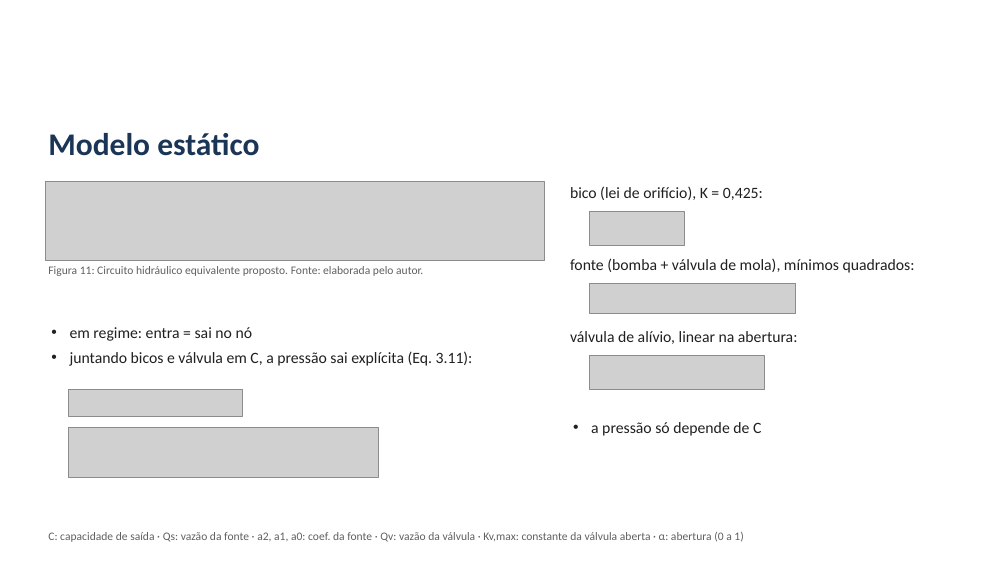
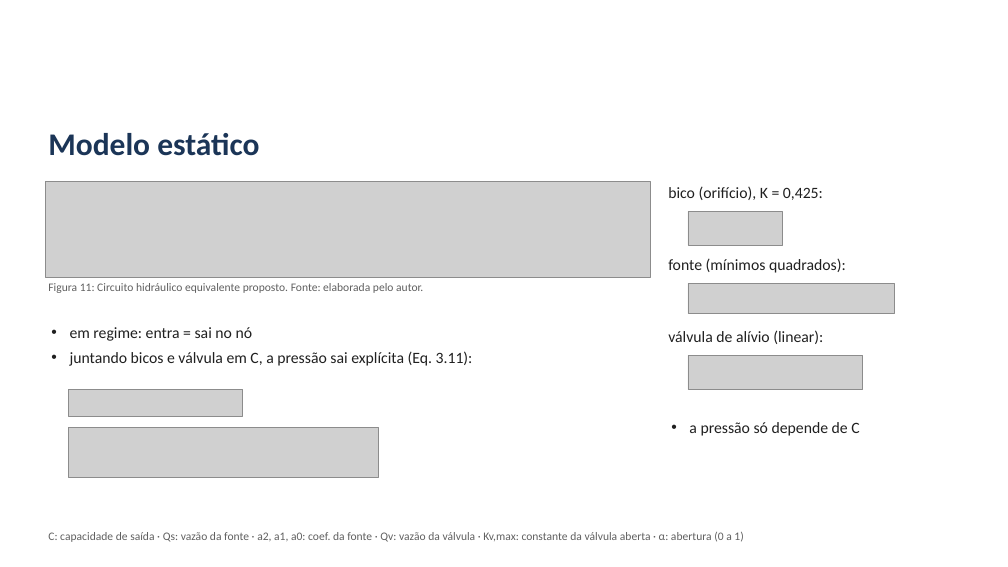
Before and after one commit to alexteroltismart/tcc, a slide deck: slide 8 of docs/Apresentacao_Banca_TCC_v25.pptx. Drawn at 1008x567 pixels with LibreOffice and Linux fonts; fonts in the diff are those of the drawing; grey boxes stand for pictures; background and template pictures are left out. Boxes give left, top, right and bottom in pixels: in the first picture for what was removed or moved away, otherwise in the second. Text is boxed around its words. In the diff, an @@ line names an element or a change of style, - is before the commit and + after.

```diff
--- a/docs/Apresentacao_Banca_TCC_v25.pptx
+++ b/docs/Apresentacao_Banca_TCC_v25.pptx
@@ picture resized from (x1=45, y1=181, x2=544, y2=260) to (x1=45, y1=181, x2=650, y2=278) @@
@@ text at (x1=668, y1=186, x2=823, y2=200): text changed @@
-bico (lei de orifício), K = 0,425:
+bico (orifício), K = 0,425:
@@ text at (x1=668, y1=258, x2=846, y2=273): text changed @@
-fonte (bomba + válvula de mola), mínimos quadrados:
+fonte (mínimos quadrados):
@@ text "Figura 11: Circuito hidráulico equivalente ..." moved from (x1=48, y1=266, x2=423, y2=276) to (x1=48, y1=283, x2=423, y2=293) @@
@@ text at (x1=668, y1=330, x2=823, y2=344): text changed @@
-válvula de alívio, linear na abertura:
+válvula de alívio (linear):
@@ 3 pictures moved together from (x1=590, y1=212, x2=796, y2=389) to (x1=688, y1=212, x2=895, y2=389) @@
@@ text "a pressão só depende de ..." moved from (x1=591, y1=422, x2=761, y2=436) to (x1=689, y1=422, x2=859, y2=436) @@
```
Also in this commit, not shown: 2 other files.
